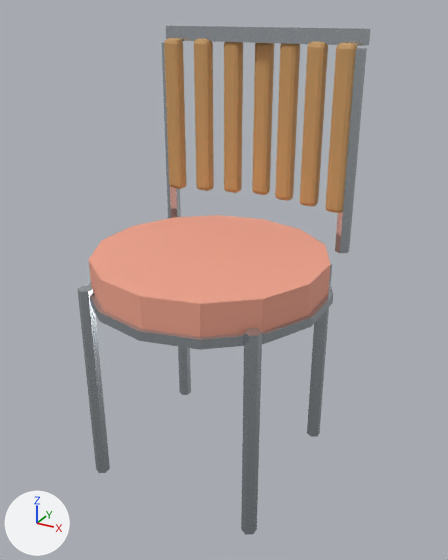
The glTF model game/models/cafe_chair.glb: old version first, new version second.
The view is the same before and after, from a 50 mm lens placed at (0.611, -1.051, 0.983), pointed at (0.029, 0.006, 0.454). Every picture has the same lights, and +X, +Y and +Z are marked at lower left. The first picture is the older version. Vertices at exactly the same position are counted once.
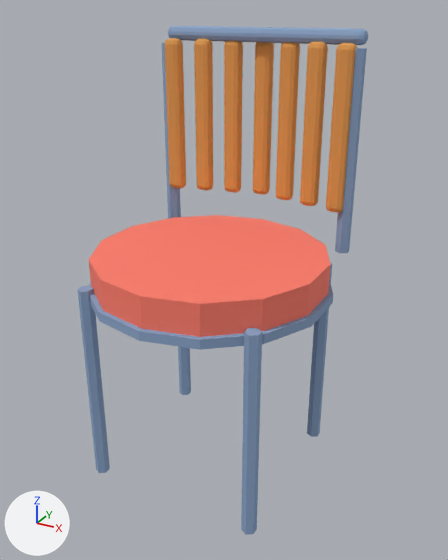
The change in detail:
In material 'CafeChrome' (mat_cafechrome), metallic goes from 0.9 to 0.0.
Material 'CafeChrome' (mat_cafechrome) changes colour from light grey #c9d0d6 to blue #8aa4c8; in linear values from (0.584, 0.631, 0.672) to (0.254, 0.371, 0.578).
In material 'CafeChrome' (mat_cafechrome), roughness goes from 0.2 to 0.85.
Material 'LoungePeach' (mat_loungepeach) changes colour from beige #f2a58e to red #ff7d6b; in linear values from (0.888, 0.376, 0.27) to (1.0, 0.205, 0.147).
Material 'LoungeSlat' (mat_loungeslat) changes colour from orange #c79a62 to orange #e0994d; in linear values from (0.571, 0.323, 0.122) to (0.745, 0.319, 0.0742).
me_cylinder is used by ob_cylinder; location (0.0, 0.0, 0.0).
me_cylinder had 528 vertices, 992 faces and spanned x -0.253..0.253, y -0.26..0.26, z 0.0..0.945.
me_cylinder now has 576 vertices, 1088 faces and spans x -0.253..0.253, y -0.26..0.26, z 0.0..0.945.
me_cylinder part 1: the loose piece of 56 vertices spanning x -0.153..-0.113, y 0.192..0.222, z 0.58..0.92 is rebuilt with 56 vertices and now spans x -0.153..-0.113, y 0.192..0.222, z 0.58..0.92.
me_cylinder part 2: the loose piece of 56 vertices spanning x 0.113..0.153, y 0.192..0.222, z 0.58..0.92 is rebuilt with 56 vertices and now spans x 0.113..0.153, y 0.192..0.222, z 0.58..0.92.
me_cylinder part 3: the loose piece of 56 vertices spanning x 0.18..0.22, y 0.175..0.205, z 0.58..0.92 is rebuilt with 56 vertices and now spans x 0.18..0.22, y 0.175..0.205, z 0.58..0.92.
me_cylinder part 4: the loose piece of 56 vertices spanning x -0.22..-0.18, y 0.175..0.205, z 0.58..0.92 is rebuilt with 56 vertices and now spans x -0.22..-0.18, y 0.175..0.205, z 0.58..0.92.
me_cylinder part 5: the loose piece of 56 vertices spanning x 0.047..0.087, y 0.208..0.238, z 0.58..0.92 is rebuilt with 56 vertices and now spans x 0.047..0.087, y 0.208..0.238, z 0.58..0.92.
me_cylinder part 6: the loose piece of 56 vertices spanning x -0.02..0.02, y 0.225..0.255, z 0.58..0.92 is rebuilt with 56 vertices and now spans x -0.02..0.02, y 0.225..0.255, z 0.58..0.92.
me_cylinder part 7: the loose piece of 56 vertices spanning x -0.087..-0.047, y 0.208..0.238, z 0.58..0.92 is rebuilt with 56 vertices and now spans x -0.087..-0.047, y 0.208..0.238, z 0.58..0.92.
me_cylinder part 8: the loose piece of 8 vertices spanning x -0.23..0.23, y 0.205..0.235, z 0.915..0.945 is rebuilt with 56 vertices and now spans x -0.23..0.23, y 0.205..0.235, z 0.915..0.945.

Changed parts and their boxes (x1, y1, x2, y2) in the pictures (448 x 560 px):
'Cylinder', recoloured, surface changed, reshaped (beige to red)
    before: (77, 26, 371, 535)
    after: (77, 26, 368, 535)
part 1 of me_cylinder, rebuilt
    before: (194, 39, 214, 191)
    after: (194, 39, 213, 191)
part 2 of me_cylinder, rebuilt
    before: (300, 42, 328, 207)
    after: (300, 42, 328, 206)
part 3 of me_cylinder, rebuilt
    before: (325, 43, 358, 213)
    after: (326, 43, 357, 213)
part 4 of me_cylinder, rebuilt (8% narrower)
    before: (164, 38, 187, 189)
    after: (165, 38, 186, 189)
part 5 of me_cylinder, rebuilt
    before: (275, 43, 300, 201)
    after: (276, 42, 300, 200)
part 6 of me_cylinder, rebuilt
    before: (252, 43, 274, 195)
    after: (253, 42, 274, 195)
part 7 of me_cylinder, rebuilt
    before: (224, 42, 243, 193)
    after: (224, 41, 243, 193)
part 8 of me_cylinder, rebuilt
    before: (166, 26, 371, 46)
    after: (168, 26, 368, 45)
